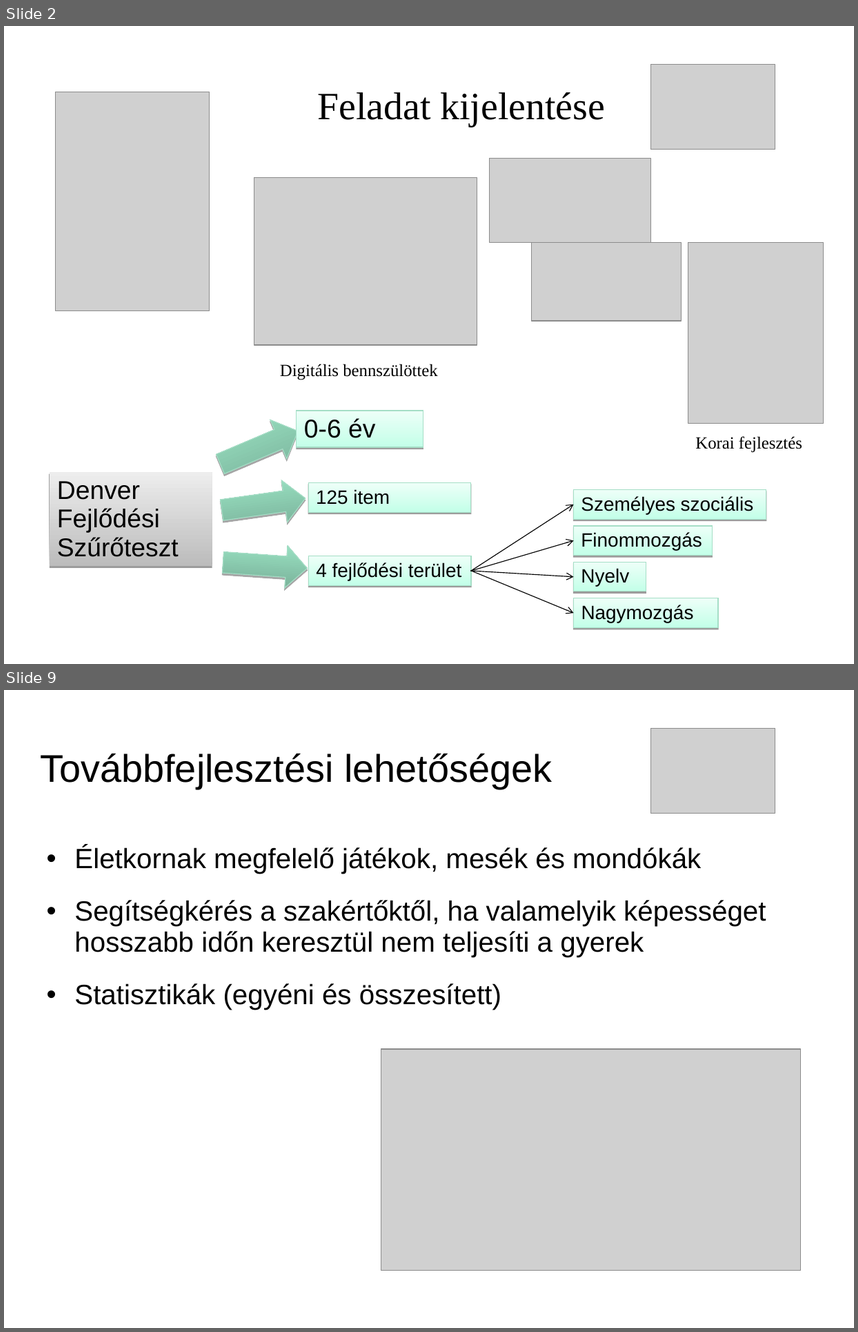
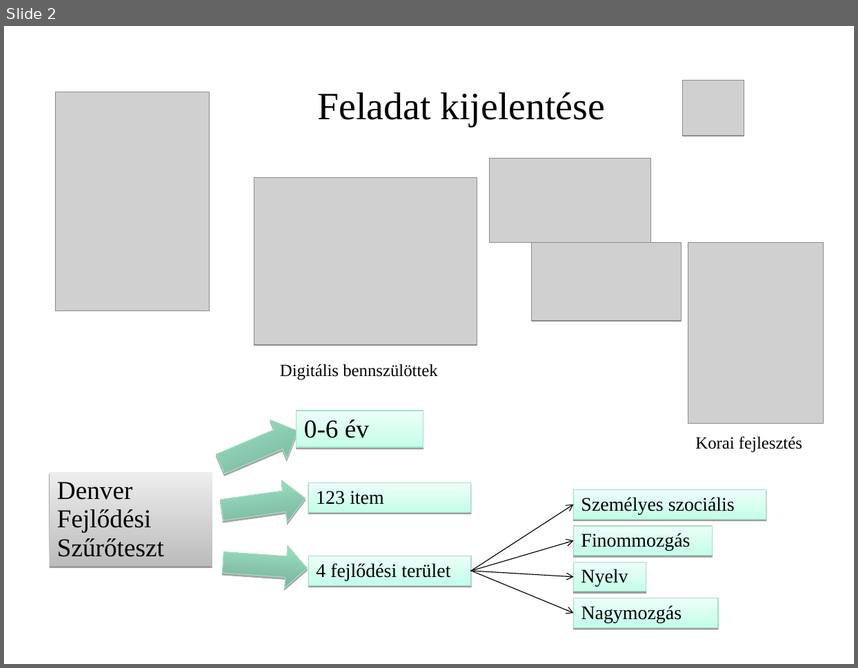
Before and after one commit to necrology27/babybook, a slide deck: prezentation/1. LeadingSoft_projekt.ppt. Shown one above the other, each under a label of ours: slides 2 and 9 before the commit, slide 2 after it; the slides between them are not shown. The pictures are 858x1332 and 858x668 pixels, drawn with LibreOffice and Linux fonts; fonts in the diff are those of the drawing; grey boxes stand for pictures; background and template pictures are left out. Boxes give left, top, right and bottom in pixels: in the first picture for what was removed or moved away, otherwise in the second. Text is boxed around its words. In the diff, an @@ line names an element or a change of style, - is before the commit and + after.

```diff
--- a/prezentation/1. LeadingSoft_projekt.ppt
+++ b/prezentation/1. LeadingSoft_projekt.ppt
@@ slide 9 removed at bbox=[4, 690, 854, 1328], background picture (left out) @@
@@ picture removed at bbox=[651, 729, 775, 814] @@
@@ text removed at bbox=[40, 753, 552, 789] @@
-Továbbfejlesztési lehetőségek
@@ text removed at bbox=[74, 846, 766, 1009] @@
-• Életkornak megfelelő játékok, mesék és mondókák
-• Segítségkérés a szakértőktől, ha valamelyik képességet hosszabb időn keresztül nem teljesíti a gyerek
-• Statisztikák (egyéni és összesített)
@@ picture removed at bbox=[381, 1049, 801, 1270] @@
@@ slide 2 changed as well @@
@@ picture: place and size @@
-picture at bbox=[651, 65, 775, 150]
+picture at bbox=[683, 80, 744, 136]
@@ text in rectangle at bbox=[316, 490, 384, 504]: text changed; font Arial to Times New Roman @@
-125 item
+123 item
@@ font Arial to Times New Roman in 7 elements at bbox=[50, 472, 212, 566], bbox=[297, 410, 423, 446], bbox=[309, 556, 471, 586], bbox=[574, 490, 767, 519], bbox=[574, 562, 646, 591], bbox=[574, 526, 713, 555], bbox=[574, 597, 719, 627] @@
```
Also in this commit, not shown: 3 other slides changed, 5 slides added, 5 other slides removed, 11 other files.
